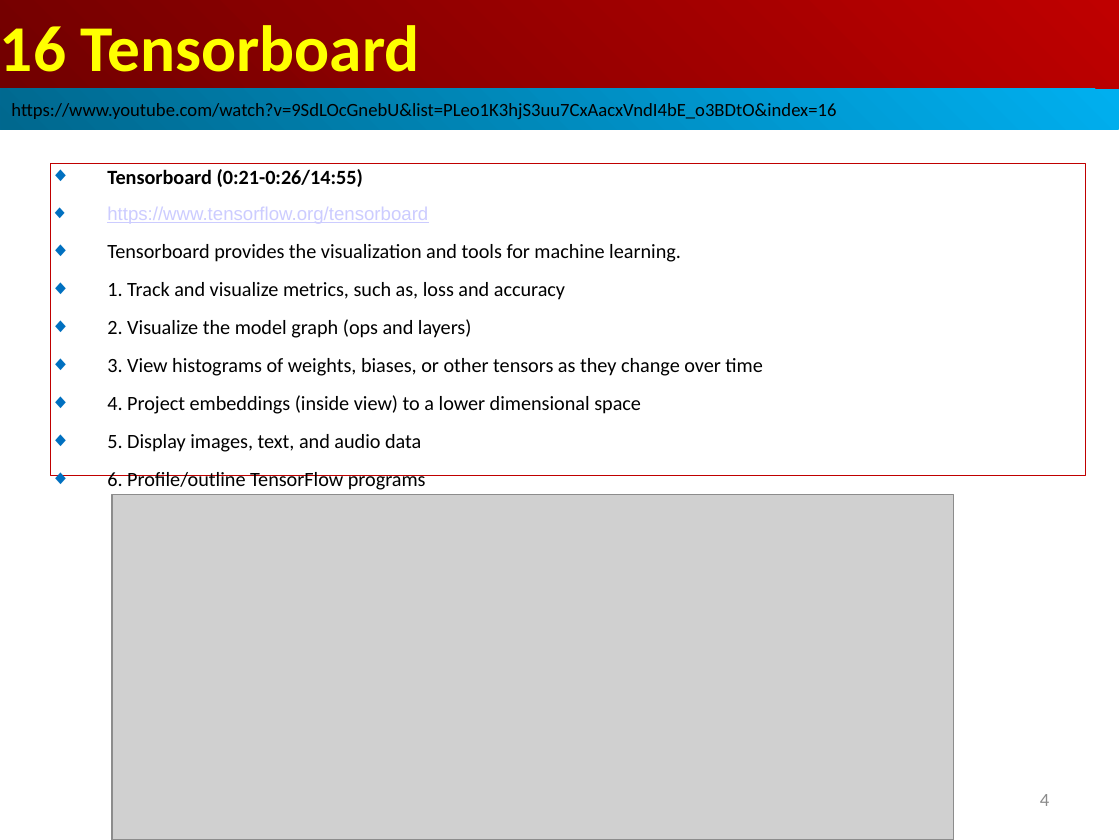
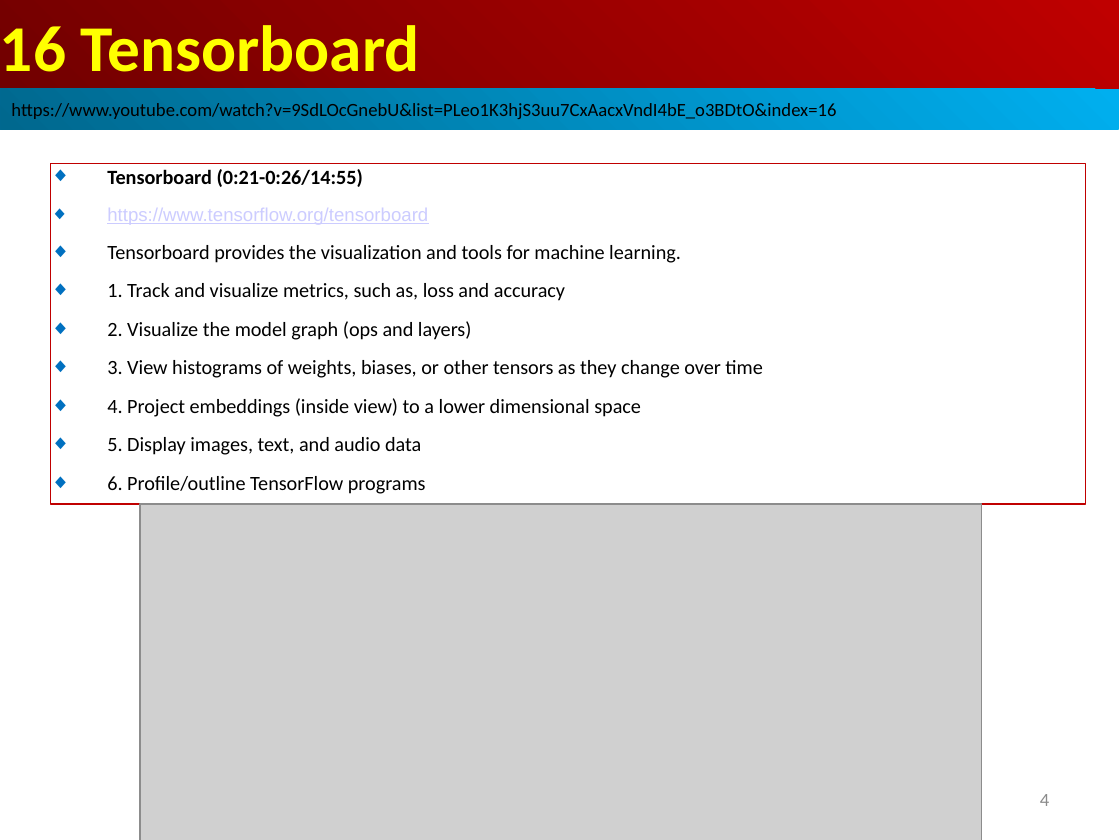
Before and after one commit to peterhchen/AIU_CS512_DL, a slide deck: slide 4 of 000_Lecture_Project/week06/01_Lecture/16_TB.ppt. Drawn at 1120x840 pixels with LibreOffice and Linux fonts; fonts in the diff are those of the drawing; grey boxes stand for pictures. Boxes give left, top, right and bottom in pixels: in the first picture for what was removed or moved away, otherwise in the second. Text is boxed around its words. In the diff, an @@ line names an element or a change of style, - is before the commit and + after.

```diff
--- a/000_Lecture_Project/week06/01_Lecture/16_TB.ppt
+++ b/000_Lecture_Project/week06/01_Lecture/16_TB.ppt
@@ rectangle "Tensorboard (0:21-0:26/14:55)" resized from (x1=50, y1=164, x2=1085, y2=476) to (x1=50, y1=164, x2=1085, y2=504) @@
@@ picture resized from (x1=112, y1=494, x2=953, y2=840) to (x1=140, y1=504, x2=981, y2=840) @@
```
Also in this commit, not shown: 3 other slides changed, 2 other files.
